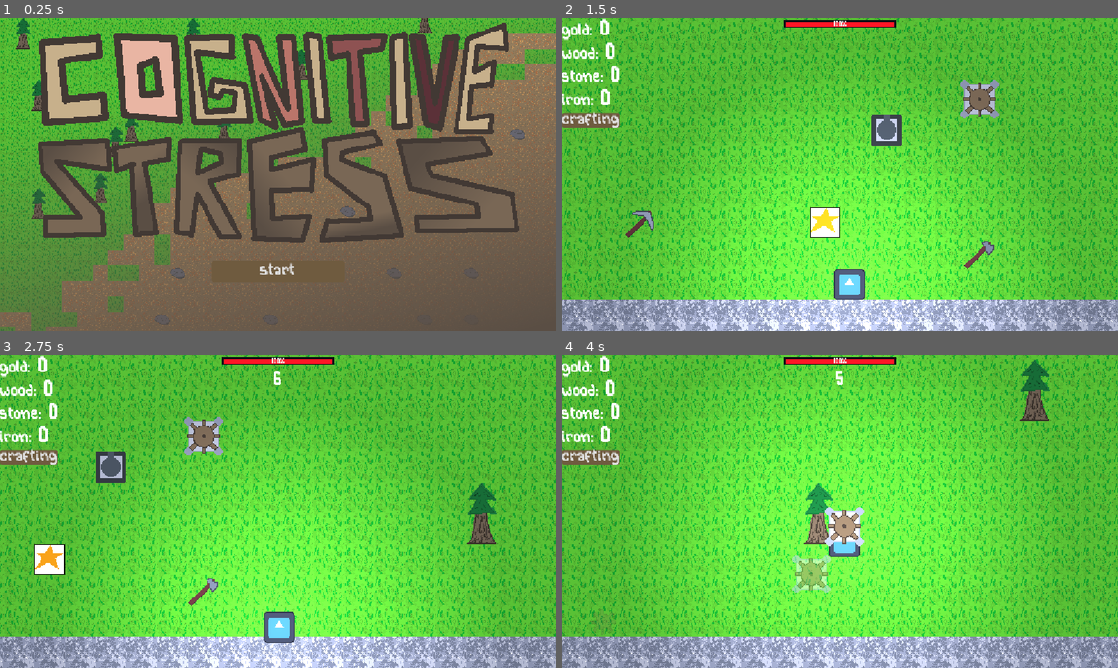
Above: before the commit, frames 1-4 (two rows, left to right).
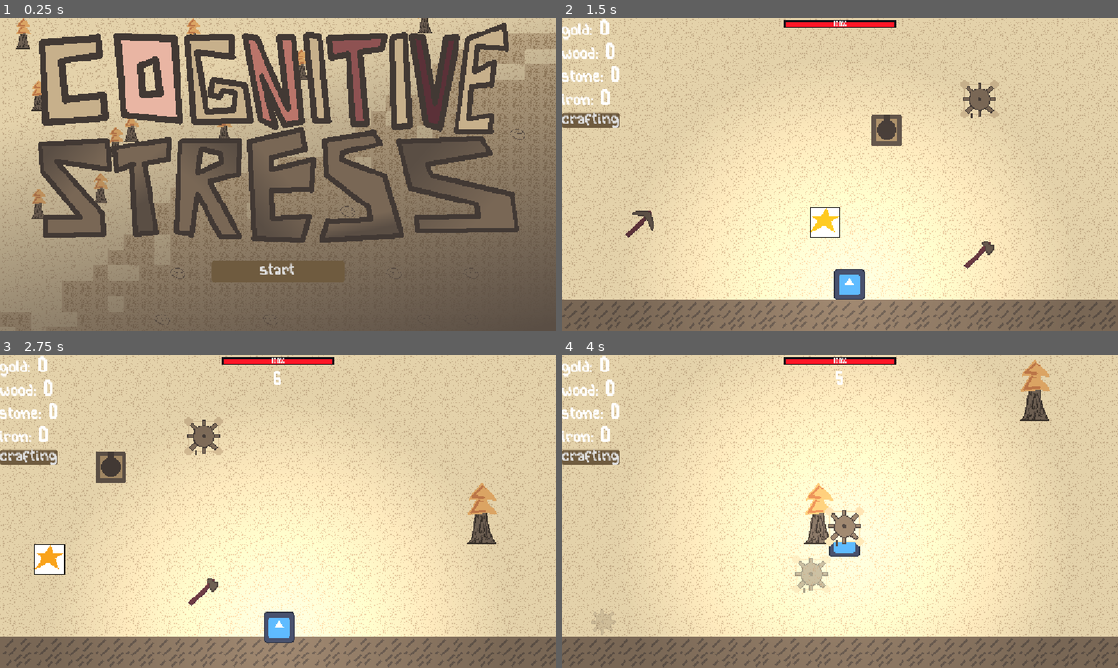
Above: after the commit, the same moments.

Repository: Deeeeelan/serious-game
Game: Godot game, scene res://scenes/title_screen.tscn
Same seed, same stepped clock (60 frames per second), same inputs: the game is played once before the commit and once after it. The engine's default icon, where the game draws it, is replaced by a stand-in: a white triangle on a blue panel in a dark square.
Inputs (mouse positions are in pixels of both pictures, inside the frame that each line leads up to):
- Up to frame 1 (0.25 s): no input
- Up to frame 2 (1.5 s): click "Start" at 0.5 s; tap Enter at 1.25 s; move the mouse to (962, 158) at 1.27 s; hold D (right) from 1.28 s (still down); hold Q (drop) from 1.28 s (still down); click (962, 158) at 1.42 s
- Up to frame 3 (2.75 s): move the mouse to (166, 527) at 2.02 s; release D (right) at 2.03 s; release Q (drop) at 2.03 s; hold S (down) from 2.03 s (still down); tap Space (interact) at 2.1 s
- Up to frame 4 (4 s): move the mouse to (895, 442) at 2.77 s; release S (down) at 2.78 s; hold D (right) 2.78-3.53 s; hold N (placeGear) 2.78-3.53 s; move the mouse to (812, 574) at 3.52 s; hold W (up) from 3.53 s (still down); tap M (placeTestGen) at 3.6 s; click (812, 574) at 3.67 s

The runs differ from the first frame. In frame 1, 32% of the frame differs, in the area x 0-100%, y 0-100%; in frame 2, 97%; in frame 3, 97%; in frame 4, 98%.

Commit message:
Update spritemap

Diff:
--- a/assets/nodes/player.tscn
+++ b/assets/nodes/player.tscn
@@ -9,7 +9,7 @@
 
 [sub_resource type="Gradient" id="Gradient_sysx0"]
 offsets = PackedFloat32Array(0, 0.6493711)
-colors = PackedColorArray(0.5705783, 0.57057834, 0.57057834, 1, 0, 0, 0, 1)
+colors = PackedColorArray(0.35006392, 0.35006395, 0.35006392, 1, 0, 0, 0, 1)
 
 [sub_resource type="GradientTexture2D" id="GradientTexture2D_6sj1v"]
 gradient = SubResource("Gradient_sysx0")
--- a/scripts/tiles/base.gd
+++ b/scripts/tiles/base.gd
@@ -2,4 +2,3 @@
 
 func _process(delta: float) -> void:
 	get_tree().get_first_node_in_group("game_manager").base_health_copy = health
-	print(health)
Binary file changed: assets/images/tilemaps/spritemap.png
